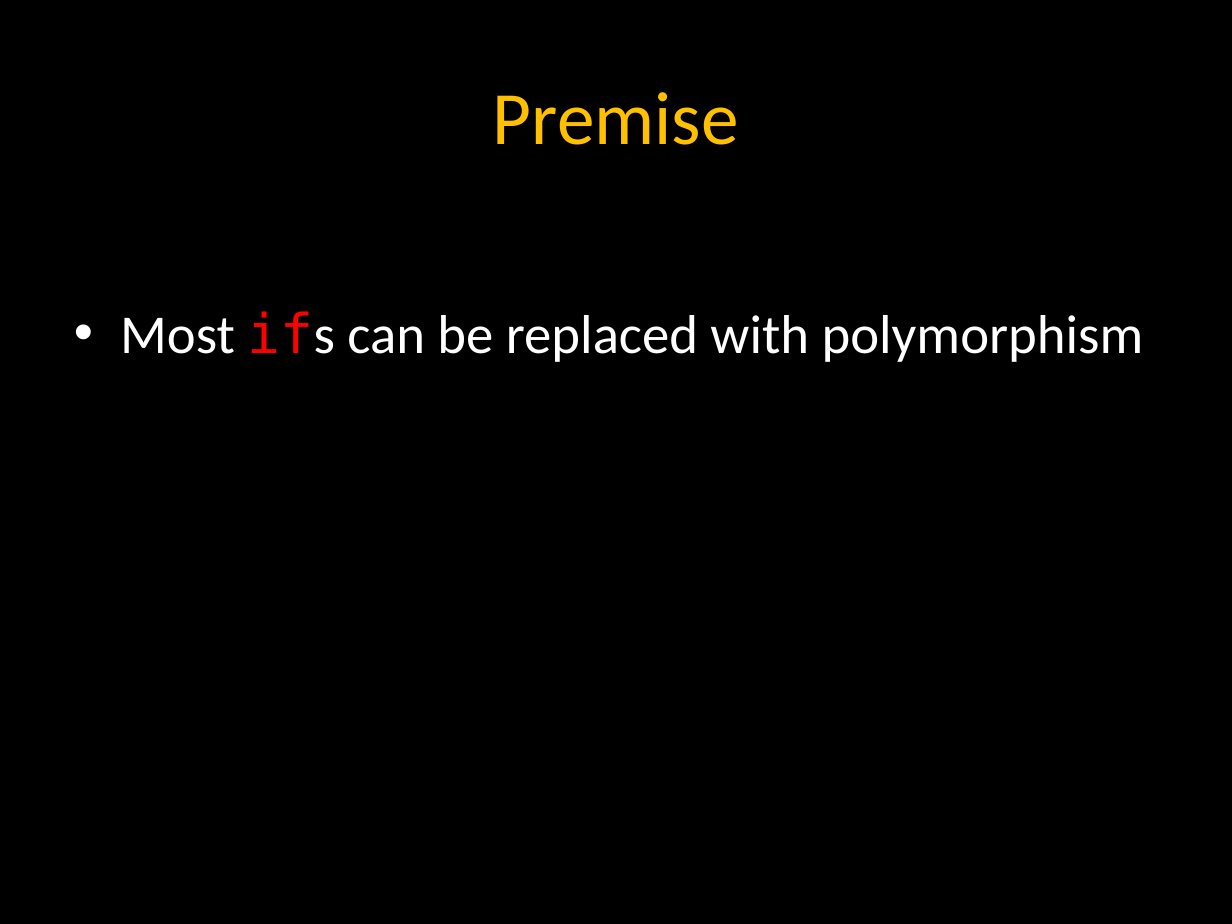
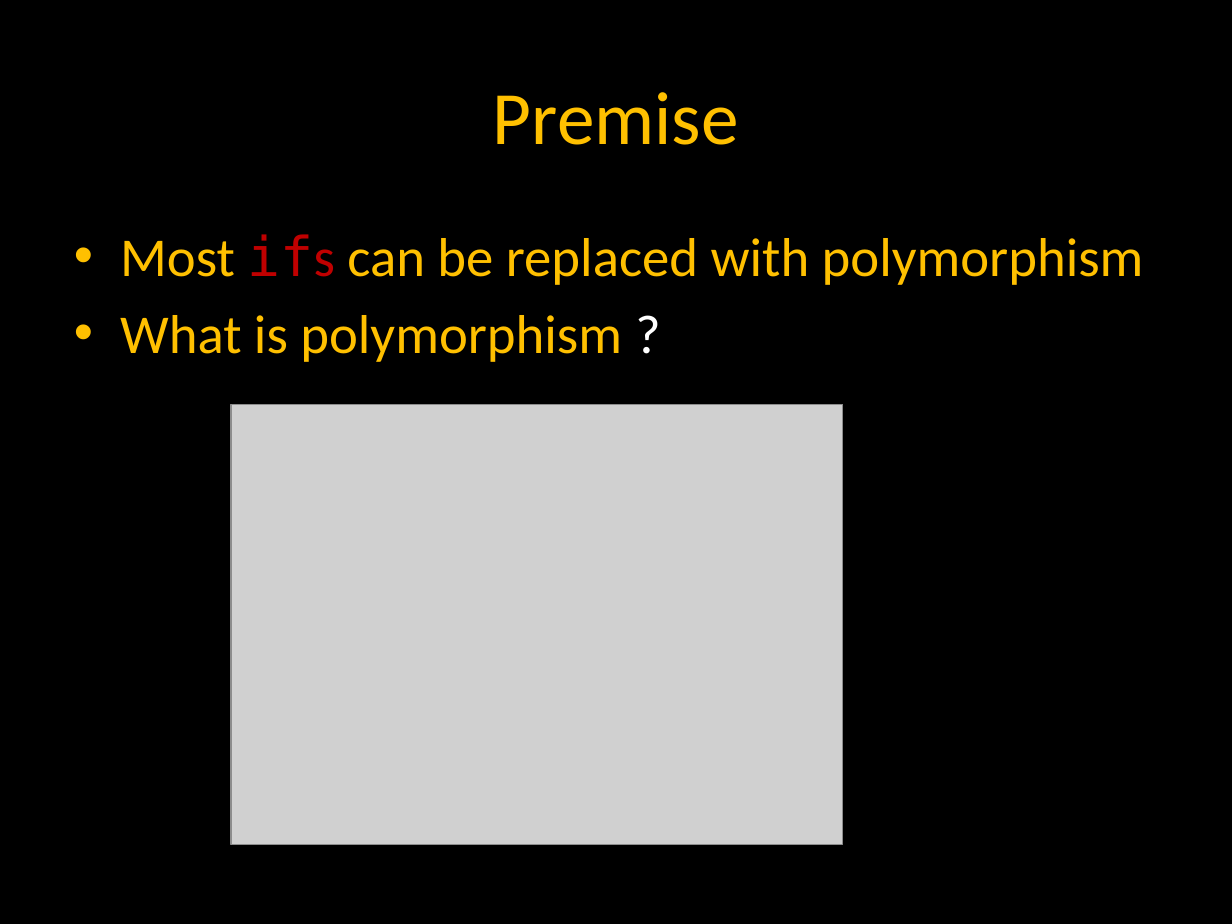
Before and after one commit to lynnUg/Duckmaze, a slide deck: slide 2 of CodePresentation.pptx. Drawn at 1232x924 pixels with LibreOffice and Linux fonts; fonts in the diff are those of the drawing; grey boxes stand for pictures. Boxes give left, top, right and bottom in pixels: in the first picture for what was removed or moved away, otherwise in the second. Text is boxed around its words. In the diff, an @@ line names an element or a change of style, - is before the commit and + after.

Commit message:
adding more slides to presentation

```diff
--- a/CodePresentation.pptx
+++ b/CodePresentation.pptx
@@ text at [120,234,1144,285]: text colour #FFFFFF to #FFC000 in "Most can be replaced with polymorphism"; text colour #FF0000 to #C00000, text colour #FFFFFF to #C00000 in "ifs" @@
@@ text at [120,315,622,362]: paragraph added @@
+• What is polymorphism ?
@@ picture added at [230,404,843,844] @@
```
Also in this commit, not shown: 2 slides added.
